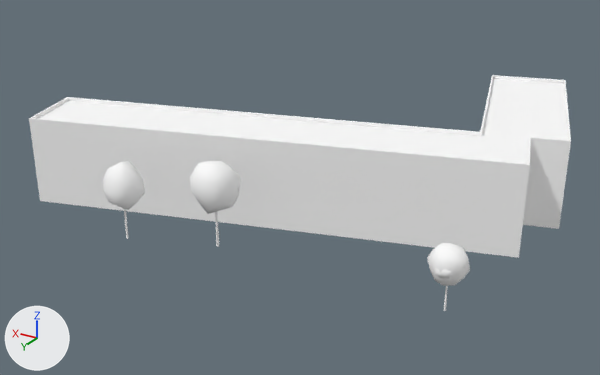
Two versions of the glTF model cities/arlov-borggatan/pack/tiles/c-5_-7.glb, one commit apart.
Both versions are drawn from a 50 mm lens placed at (-327.2, -288.7, 57.2), pointed at (-259.9, -401.0, 1.1). The axes (+X, +Y, +Z) are drawn at lower left. The lights are the same throughout. The picture after the commit comes second. Where no turn or scale is listed for an object, it has been applied to the vertices. Vertices at exactly the same position are counted once.

The older version as bpy lines, for what is in view:
```python
me_sm_building_w89605836 = bpy.data.meshes.new('SM_Building_w89605836')
me_sm_building_w89605836.from_pydata(...)  # 64 vertices, 102 faces; spans x -40.4..40.4, y -33.5..33.5, z -7.3..7.3
# faces by material slot: [16, 16, 32, 22, 16]
me_sm_building_w89605836.materials.append(mat_m_wall_plaster_grey_upper)  # white #ffffff
me_sm_building_w89605836.materials.append(mat_m_wall_plaster_grey_ground)  # white #ffffff
me_sm_building_w89605836.materials.append(mat_m_wall_plaster_grey_blank)  # white #ffffff
me_sm_building_w89605836.materials.append(mat_m_roof_flat_gravel)  # white #ffffff
me_sm_building_w89605836.materials.append(mat_m_concrete)  # white #ffffff
me_sm_trees__5__7 = bpy.data.meshes.new('SM_Trees_-5_-7')
me_sm_trees__5__7.from_pydata(...)  # 414 vertices, 756 faces; spans x -1.0..1.0, y -0.21..0.21, z -0.25..0.25
# faces by material slot: [36, 720]
me_sm_trees__5__7.materials.append(mat_m_bark_wood)  # white #ffffff
me_sm_trees__5__7.materials.append(mat_m_leaf)  # white #ffffff
ob_sm_building_w89605836 = bpy.data.objects.new('SM_Building_w89605836', me_sm_building_w89605836)
ob_sm_building_w89605836.location = (-261.4, -409.0, 7.4)
ob_sm_trees__5__7 = bpy.data.objects.new('SM_Trees_-5_-7', me_sm_trees__5__7)
ob_sm_trees__5__7.location = (-271.2, -374.6, 7.1)
ob_sm_trees__5__7.scale = (27.0, 27.0, 27.0)
```
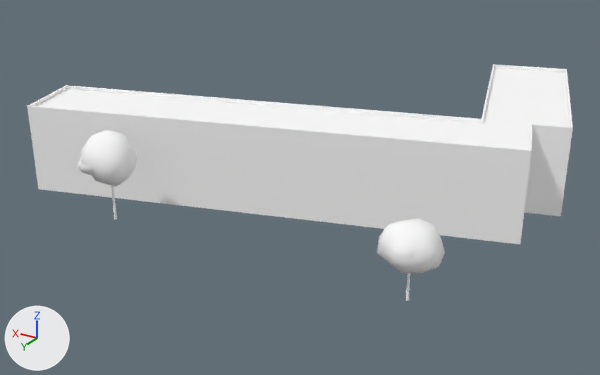
Patch to the scene script:
```diff
--- a/cities/arlov-borggatan/pack/tiles/c-5_-7.glb.py
+++ b/cities/arlov-borggatan/pack/tiles/c-5_-7.glb.py
@@ me_sm_trees__5__7 @@
 # used by ob_sm_trees__5__7; location = (-271.2, -374.6, 7.1); scale = (27.0, 27.0, 27.0)
-me_sm_trees__5__7.from_pydata(...)  # 414 vertices, 756 faces; spans x -1.0..1.0, y -0.21..0.21, z -0.25..0.25
+me_sm_trees__5__7.from_pydata(...)  # 276 vertices, 504 faces; spans x -1.0..1.0, y -0.18..0.18, z -0.26..0.26
+# me_sm_trees__5__7 part 1: the loose piece of 12 vertices spanning x -0.91..-0.9, y -0.12..-0.11, z -0.25..-0.1 is moved by (0.05, 0.1, 0.0)
+# me_sm_trees__5__7 part 2: the loose piece of 12 vertices spanning x 0.39..0.41, y -0.08..-0.07, z -0.24..-0.02 is moved by (0.45, 0.12, -0.01)
+# me_sm_trees__5__7 part 3: the loose piece of 42 vertices spanning x 0.78..1.0, y -0.01..0.21, z -0.04..0.22 is rebuilt with 42 vertices and now spans x 0.7..1.0, y -0.09..0.17, z -0.03..0.26
+# me_sm_trees__5__7 part 4: the loose piece of 42 vertices spanning x -1.0..-0.8, y -0.21..-0.01, z -0.11..0.1 is rebuilt with 42 vertices and now spans x -1.0..-0.71, y -0.18..0.14, z -0.11..0.13
+# me_sm_trees__5__7 part 5: the loose piece of 42 vertices spanning x 0.89..1.0, y 0.05..0.16, z 0.03..0.13 is rebuilt with 42 vertices and now spans x 0.83..0.99, y 0.01..0.18, z 0.02..0.16
+# me_sm_trees__5__7 part 6: a new loose piece of 42 vertices spanning x -0.94..-0.77, y -0.04..0.14, z -0.05..0.1, in mat_m_leaf (white #ffffff)
+# me_sm_trees__5__7 part 7: the loose piece of 42 vertices spanning x 0.28..0.54, y -0.21..0.04, z -0.02..0.25 is deleted
+# me_sm_trees__5__7 part 8: the loose piece of 12 vertices spanning x 0.88..0.9, y 0.1..0.12, z -0.24..-0.04 is deleted
+# me_sm_trees__5__7 part 9
+# 82 vertices are removed from x -0.96..0.95, y -0.1..0.12, z -0.05..0.12
+# 160 faces are deleted
+# 1 vertex moves within x 0.88, y 0.03, z 0.1
+# 71 vertices are added at x -0.93..0.95, y -0.16..0.04, z -0.05..0.15
+# 6 new vertices lie (0.0, 0.04, 0.0) away from vertices in x -0.85..0.91, y -0.11..-0.03, z 0.04..0.15
+# 5 new vertices lie (0.0, 0.04, 0.01) away from vertices in x -0.91..0.94, y -0.07..-0.01, z -0.05..0.12
+# 160 new faces join them, mat_m_leaf (white #ffffff)
+# other edits to the shape of me_sm_trees__5__7 do not show in these pictures
 me_sm_trees__5__7.materials.append(mat_m_bark_wood)
@@ ob_sm_building_w89605836 @@
 ob_sm_building_w89605836 = bpy.data.objects.new('SM_Building_w89605836', me_sm_building_w89605836)
-ob_sm_building_w89605836.location = (-261.4, -409.0, 7.4)
+ob_sm_building_w89605836.location = (-261.4, -409.0, 9.5)
@@ ob_sm_trees__5__7 @@
 ob_sm_trees__5__7 = bpy.data.objects.new('SM_Trees_-5_-7', me_sm_trees__5__7)
-ob_sm_trees__5__7.location = (-271.2, -374.6, 7.1)
-ob_sm_trees__5__7.scale = (27.0, 27.0, 27.0)
+ob_sm_trees__5__7.location = (-267.9, -373.8, 9.8)
+ob_sm_trees__5__7.scale = (27.9, 27.9, 27.9)
```

Boxes (x1, y1, x2, y2) around the edits, measured in the pictures (600 x 375 px; the box of a moved part takes in the faces that stretch with it):
'SM_Building_w89605836', moved
    before: (29, 75, 571, 258)
    after: (27, 64, 573, 244)
'SM_Trees_-5_-7', reshaped, moved, rescaled (14% taller)
    before: (103, 161, 470, 311)
    after: (77, 130, 445, 301)
part 1 of me_sm_trees__5__7, moved or reshaped
    before: (444, 286, 448, 311)
    after: (406, 273, 410, 301)
part 2 of me_sm_trees__5__7, moved or reshaped
    before: (215, 212, 219, 247)
    after: (111, 185, 117, 219)
part 3 of me_sm_trees__5__7, rebuilt (33% wider, 16% taller)
    before: (103, 161, 145, 210)
    after: (81, 130, 137, 187)
part 4 of me_sm_trees__5__7, rebuilt (57% wider, 27% taller)
    before: (427, 243, 470, 286)
    after: (377, 218, 445, 273)
part 5 of me_sm_trees__5__7, rebuilt (not visible before)
    after: (77, 158, 93, 175)
part 6 of me_sm_trees__5__7, added
    after: (390, 241, 416, 259)
part 7 of me_sm_trees__5__7, deleted
    before: (190, 161, 240, 214)
part 8 of me_sm_trees__5__7, deleted
    before: (124, 209, 129, 239)
part 9 of me_sm_trees__5__7, moved or reshaped (not visible afterwards)
    before: (435, 268, 452, 279)
